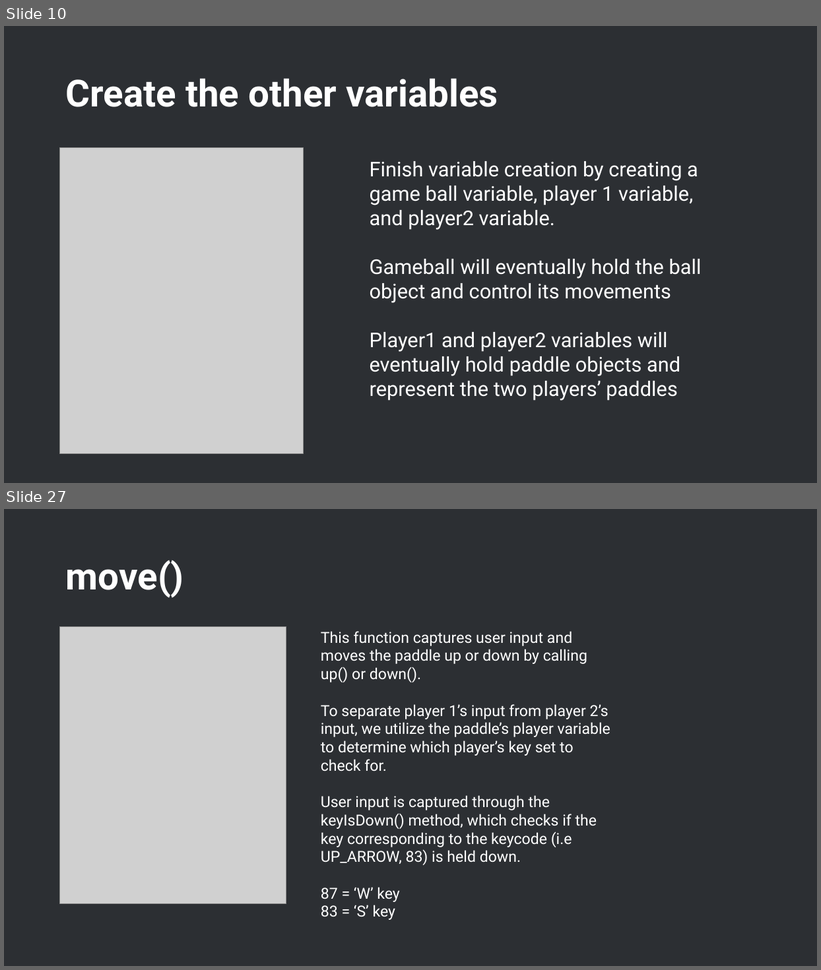
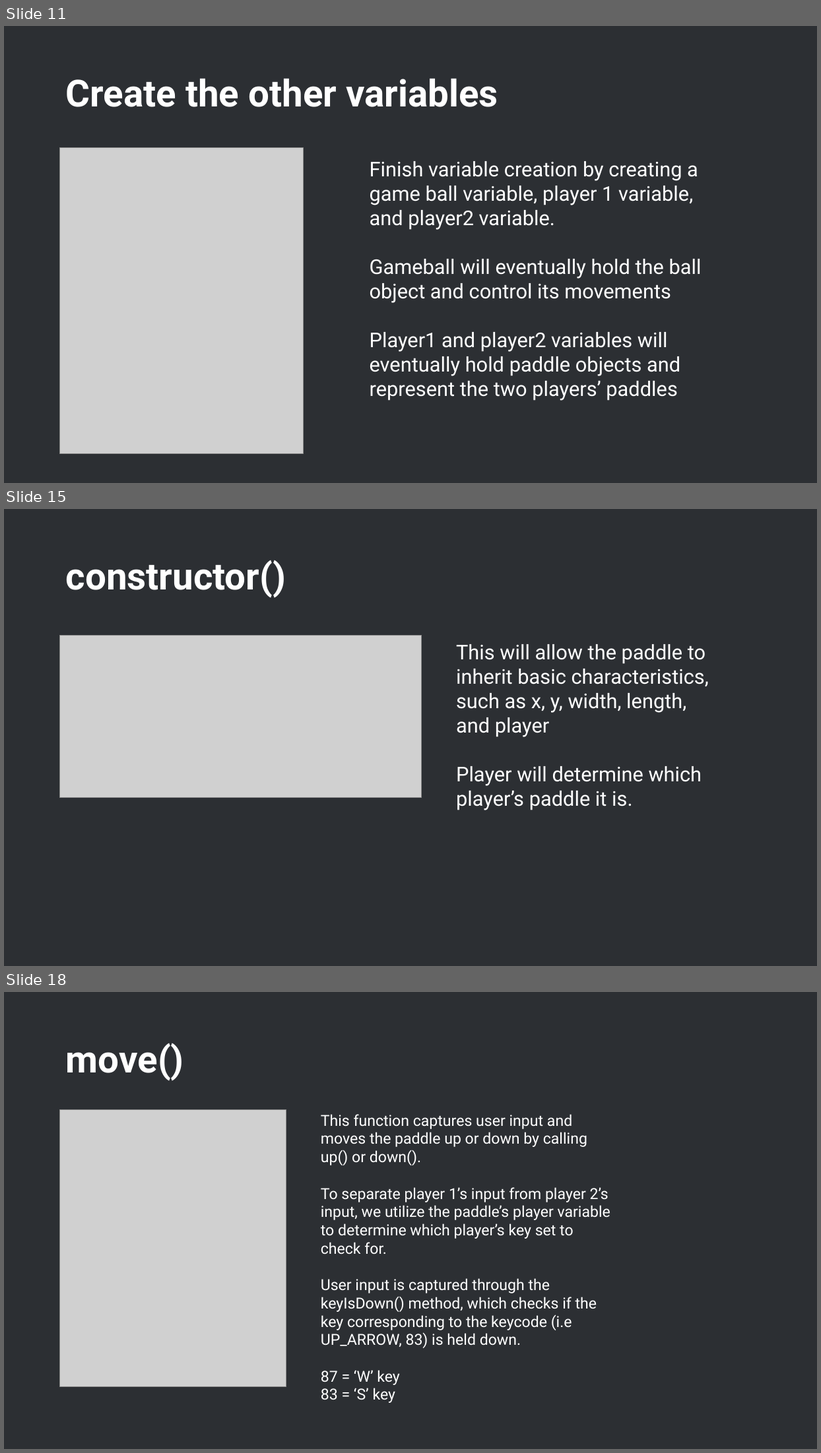
Before and after one commit to Kaidriver/p5.js-pong-workshop, a slide deck: p5.js workshopu.pptx. Shown one above the other, each under a label of ours: slides 10 and 27 before the commit, slides 11, 15 and 18 after it; the slides between them are not shown. The pictures are 821x970 and 821x1453 pixels, drawn with LibreOffice and Linux fonts; fonts in the diff are those of the drawing; grey boxes stand for pictures; background and template pictures are left out. Boxes give left, top, right and bottom in pixels: in the first picture for what was removed or moved away, otherwise in the second. Text is boxed around its words. In the diff, an @@ line names an element or a change of style, - is before the commit and + after.

```diff
--- a/p5.js workshopu.pptx
+++ b/p5.js workshopu.pptx
@@ slide 15 added at (4, 509, 817, 966), background #2C2F33 @@
@@ title added at (66, 560, 286, 598), 44 pt, text #FFFFFF, bold @@
+constructor()
@@ picture added at (60, 635, 422, 798) @@
@@ text added at (456, 644, 709, 811), 24 pt, text #FFFFFF @@
+This will allow the paddle to inherit basic characteristics, such as x, y, width, length, and player
+Player will determine which player’s paddle it is.
@@ what was slide 10 is now slide 11 @@
@@ what was slide 27 is now slide 18 @@
```
Also in this commit, not shown: 15 slides changed, 2 other slides added.
